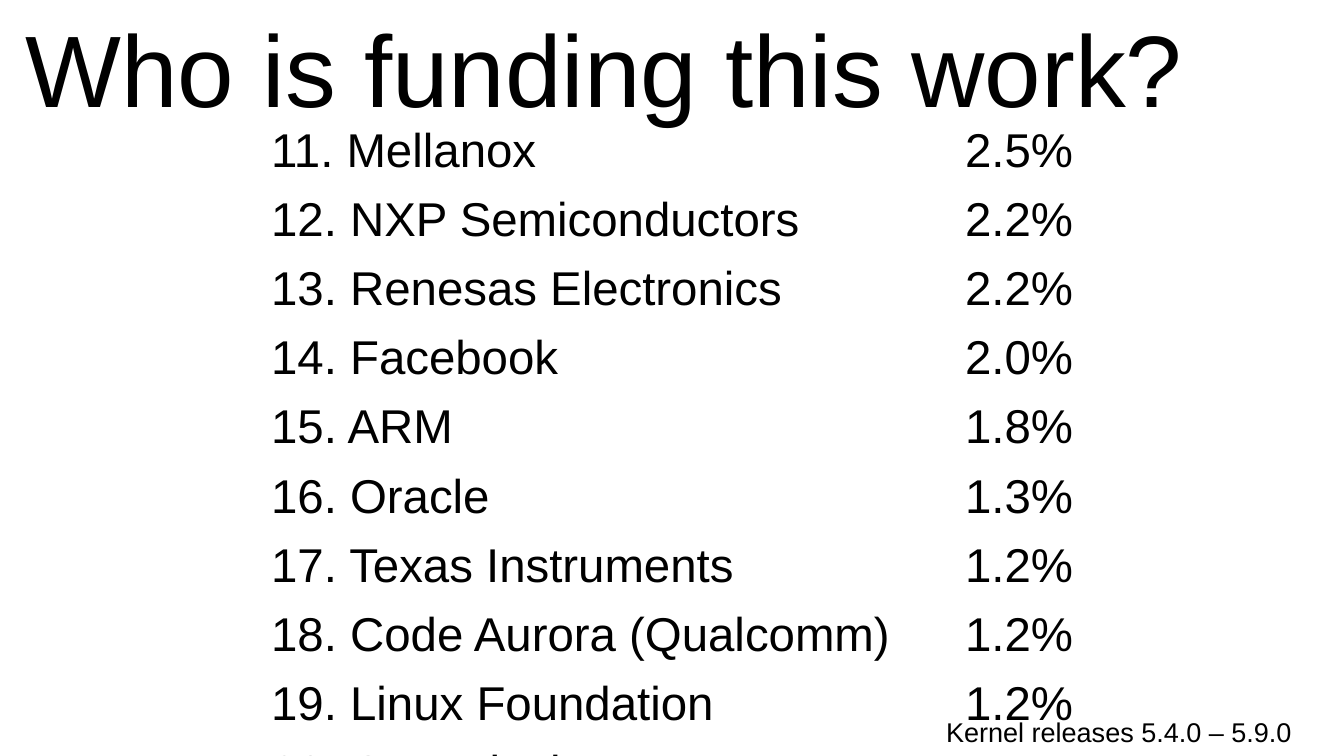
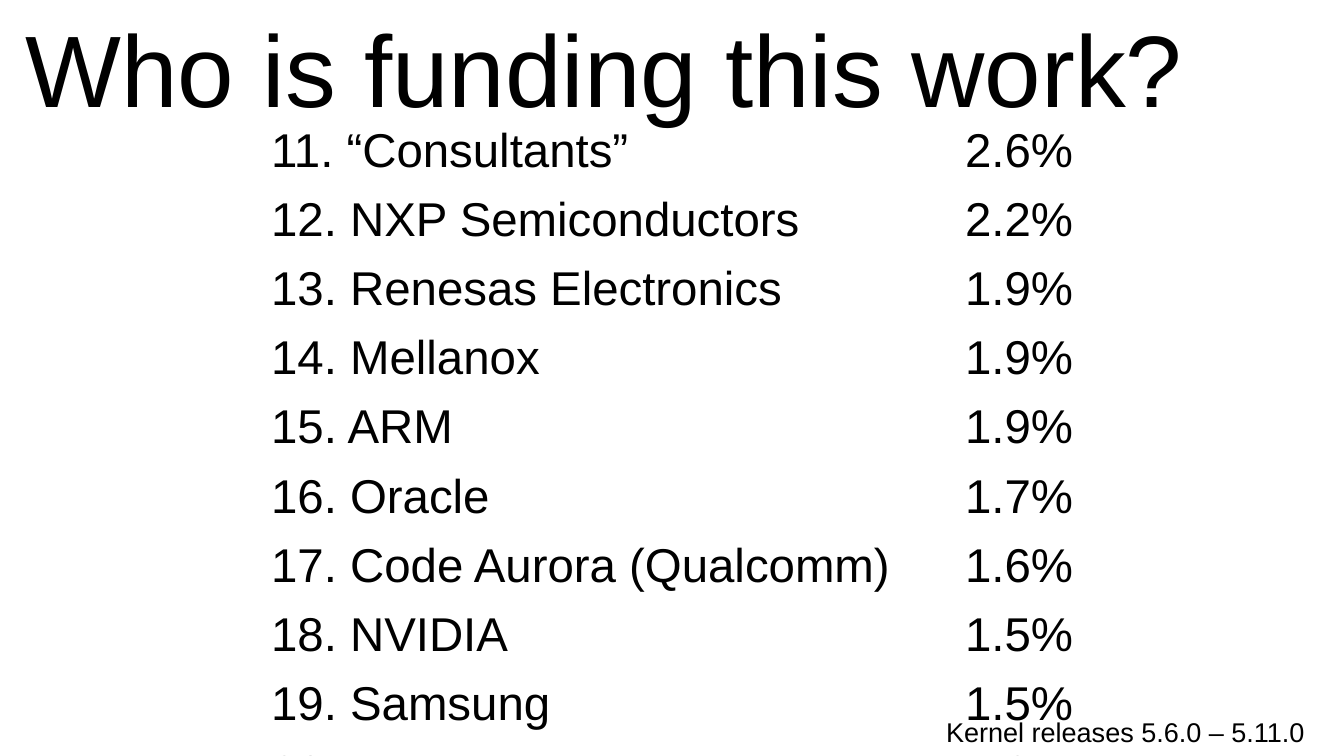
Before and after one commit to gregkh/kernel-development, a slide deck: slide 28 of kernel-development-wide.odp (slide 27 before the commit). Drawn at 1344x756 pixels with LibreOffice and Linux fonts; fonts in the diff are those of the drawing. Boxes give left, top, right and bottom in pixels: in the first picture for what was removed or moved away, otherwise in the second. Text is boxed around its words. In the diff, an @@ line names an element or a change of style, - is before the commit and + after.

```diff
--- a/kernel-development-wide.odp
+++ b/kernel-development-wide.odp
@@ table at (266,118,1077,734) @@
-row 1, column 1: 11. Mellanox
+row 1, column 1: 11. “Consultants”
-row 1, column 2: 2.5%
+row 1, column 2: 2.6%
-row 3, column 2: 2.2%
+row 3, column 2: 1.9%
-row 4, column 1: 14. Facebook
+row 4, column 1: 14. Mellanox
-row 4, column 2: 2.0%
+row 4, column 2: 1.9%
-row 5, column 2: 1.8%
+row 5, column 2: 1.9%
-row 6, column 2: 1.3%
+row 6, column 2: 1.7%
-row 7, column 1: 17. Texas Instruments
+row 7, column 1: 17. Code Aurora (Qualcomm)
-row 7, column 2: 1.2%
+row 7, column 2: 1.6%
-row 8, column 1: 18. Code Aurora (Qualcomm)
+row 8, column 1: 18. NVIDIA
-row 8, column 2: 1.2%
+row 8, column 2: 1.5%
-row 9, column 1: 19. Linux Foundation
+row 9, column 1: 19. Samsung
-row 9, column 2: 1.2%
+row 9, column 2: 1.5%
-row 10, column 1: 20. Canonical
+row 10, column 1: 20. Texas Instruments
-row 10, column 2: 1.1%
+row 10, column 2: 1.3%
@@ text at (946,722,1304,743): text changed @@
-Kernel releases 5.4.0 – 5.9.0
+Kernel releases 5.6.0 – 5.11.0
```
Also in this commit, not shown: 22 other slides changed, 3 slides added, 1 slide removed, 1 other file.
